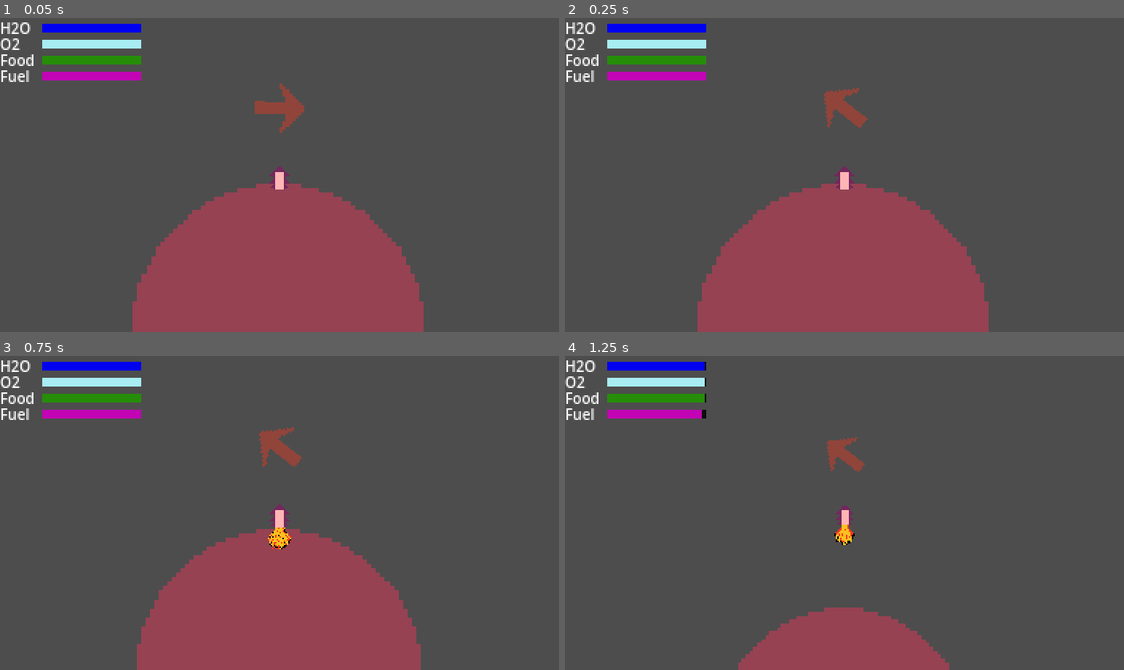
Above: before the commit, frames 1-4 (two rows, left to right).
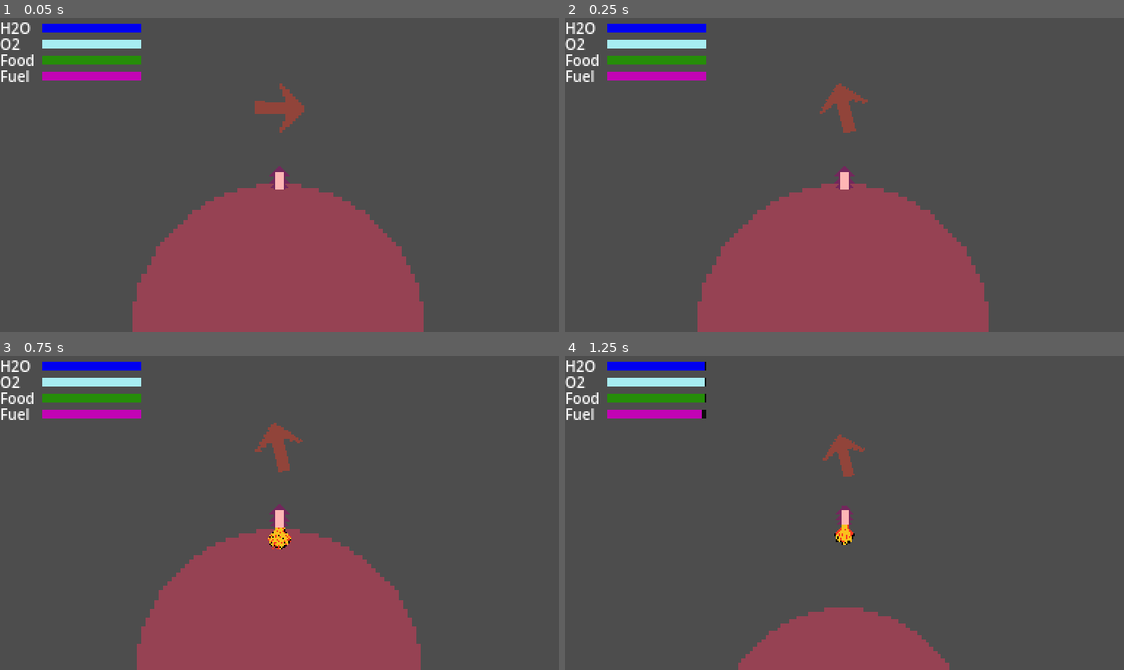
Above: after the commit, the same moments.

Repository: BnLds/MotherEarth
Game: Godot game, scene res://Scenes/Level/Level.tscn
Two runs of this game, one before a commit and one after it. Both use one fixed random seed, a clock stepped at 60 frames per second and the inputs below.
Inputs:
- Up to frame 1 (0.05 s): no input
- Up to frame 2 (0.25 s): no input
- Up to frame 3 (0.75 s): tap Enter at 0.5 s; hold Up (speed_up) from 0.53 s (still down)
- Up to frame 4 (1.25 s): keep holding Up (speed_up)

Frame 1 is identical in both runs. In frame 2, 0.5% of the frame differs, in the area x 45-55%, y 20-37%; in frame 3, 0.4%; in frame 4, 0.4%.

Commit message:
Relaunch planet generation if reached max number of iteration

Diff:
--- a/NodelessScripts/PlanetGenerator.gd
+++ b/NodelessScripts/PlanetGenerator.gd
@@ -3,36 +3,45 @@
 	var y := []
 	var target_point
 	var origin = Vector2(floor(x_width/2), floor(y_width/2))
+	var generation_successful := false
 
 	var dist_2 := min_dist * min_dist
-	var i_loop := 1
-	var n_valid_points := 0
+	var i_loop
+	var n_valid_points
 
-	#first planet is origin
-	x.append(origin.x)
-	y.append(origin.y)
+	while not generation_successful:
+		i_loop = 1
+		n_valid_points = 1
+		x = []
+		y = []
 
-	while n_valid_points < n_points && i_loop < 1e6:
-		var x_new : int = floor(x_width * randf())
-		var y_new : int = floor(y_width * randf())
+		#first planet is origin
+		x.append(origin.x)
+		y.append(origin.y)
 
-		var is_valid := true
-		for i in range(n_valid_points):
-			var dist_x : float = x[i] - x_new
-			var dist_y :float = y[i] - y_new
-			if dist_x * dist_x + dist_y * dist_y < dist_2:
-				is_valid = false
-				break
+		while n_valid_points < n_points && i_loop < 1e6:
+			var x_new : int = floor(x_width * randf())
+			var y_new : int = floor(y_width * randf())
 
-		if is_valid:
-			n_valid_points += 1
-			x.append(x_new)
-			y.append(y_new)
+			var is_valid := true
+			for i in range(n_valid_points):
+				var dist_x : float = x[i] - x_new
+				var dist_y :float = y[i] - y_new
+				if dist_x * dist_x + dist_y * dist_y < dist_2:
+					is_valid = false
+					break
 
-		i_loop +=1
+			if is_valid:
+				n_valid_points += 1
+				x.append(x_new)
+				y.append(y_new)
 
-	if n_valid_points < n_points:
-		push_error("Cannot find wanted number of points in " + str(i_loop) + " iterations.")
+			i_loop +=1
+
+		if n_valid_points < n_points:
+			print("Cannot find wanted number of points in " + str(i_loop) + " iterations.")
+		else:
+			generation_successful = true
 
 	if n_points > 2:
 		for i in range(n_points):
